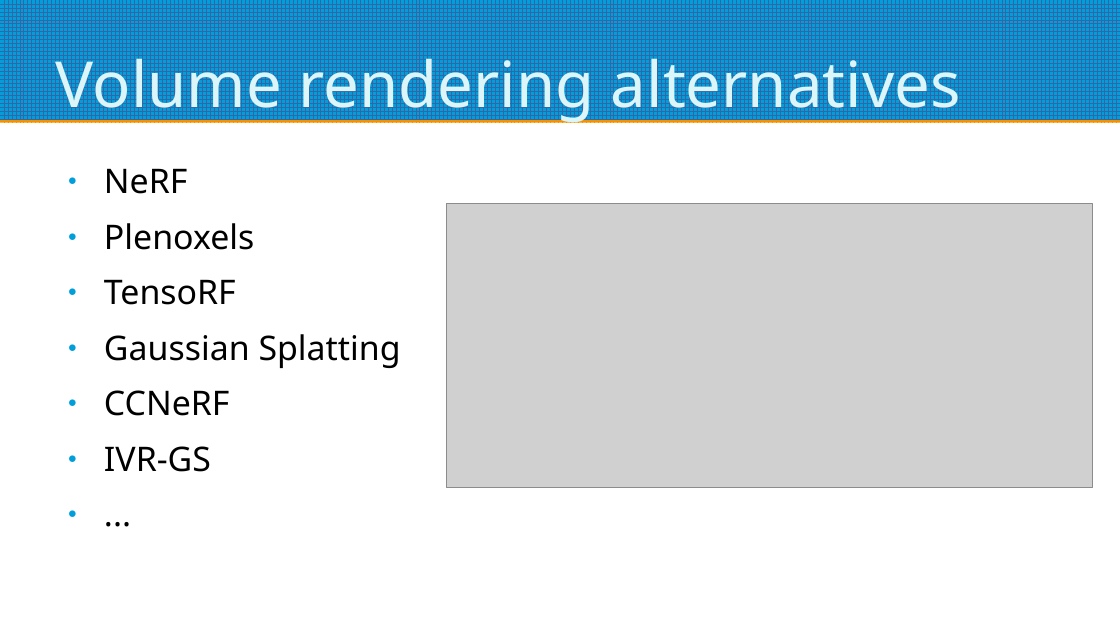
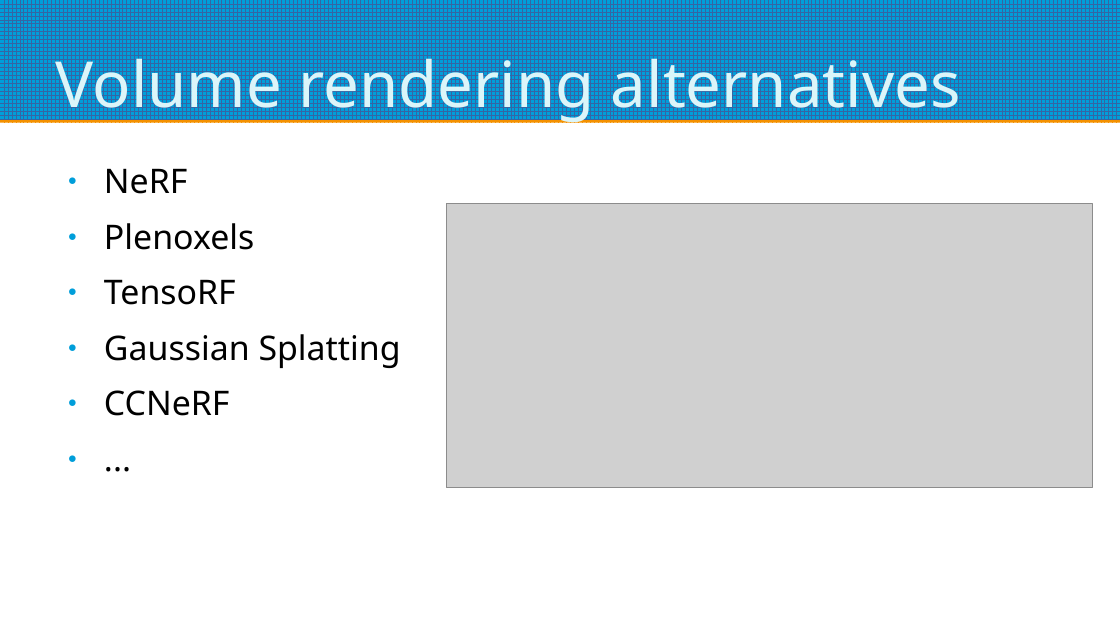
Before and after one commit to carlesmatoses/SV, a slide deck: slide 9 of presentacio/presentacio.odp. Drawn at 1120x630 pixels with LibreOffice and Linux fonts; fonts in the diff are those of the drawing; grey boxes stand for pictures. Boxes give left, top, right and bottom in pixels: in the first picture for what was removed or moved away, otherwise in the second. Text is boxed around its words. In the diff, an @@ line names an element or a change of style, - is before the commit and + after.

```diff
--- a/presentacio/presentacio.odp
+++ b/presentacio/presentacio.odp
@@ text at (104,446,211,472): paragraph removed @@
-● IVR-GS
```
Also in this commit, not shown: 9 other slides changed, 5 slides added, 1 slide removed, 1 other file.
